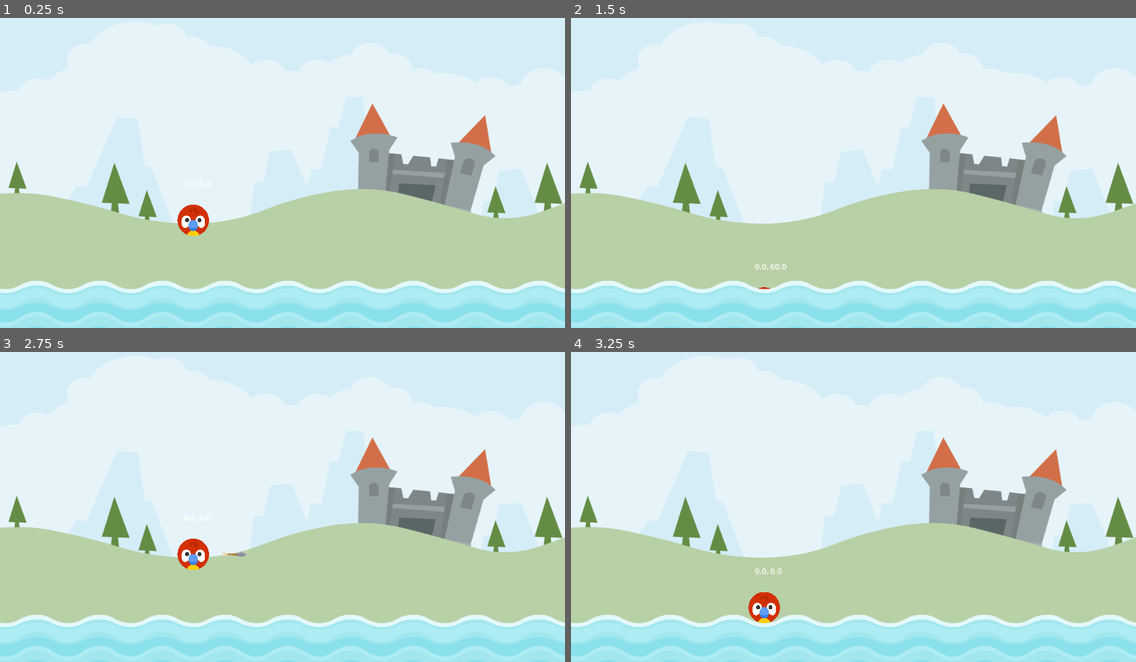
Above: before the commit, frames 1-4 (two rows, left to right).
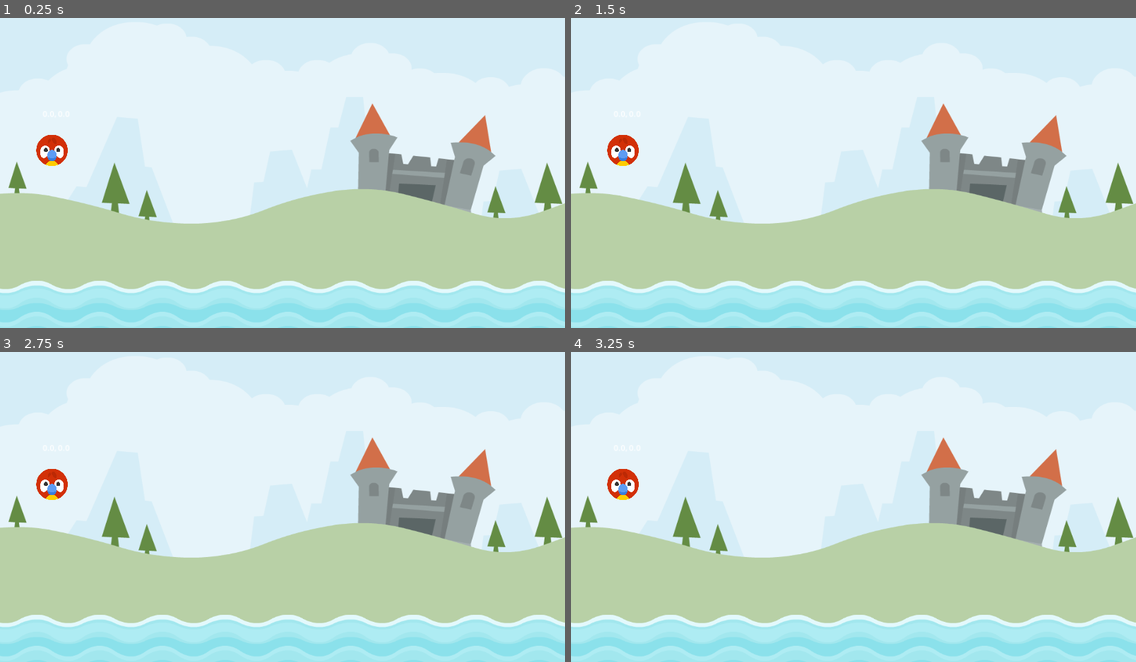
Above: after the commit, the same moments.

Repository: KaiserHua1901/AngryBird
Game: Godot game, scene res://Scene/Level/level.tscn
Same seed, same stepped clock (60 frames per second), same inputs: the game is played once before the commit and once after it.
Inputs (mouse positions are in pixels of both pictures, inside the frame that each line leads up to):
- Up to frame 1 (0.25 s): no input
- Up to frame 2 (1.5 s): tap Enter at 0.5 s; drag from (763, 219) to (853, 324) at 0.52 s; drag from (740, 185) to (853, 324) at 1.27 s
- Up to frame 3 (2.75 s): tap Space at 2 s; move the mouse to (192, 553) at 2.02 s; press the mouse at (192, 553) at 2.03 s
- Up to frame 4 (3.25 s): release the mouse at (763, 553) at 2.75 s; tap Enter at 2.75 s; drag from (825, 565) to (684, 457) at 2.77 s

The runs differ from the first frame. In frame 1, 0.9% of the frame differs, in the area x 6-37%, y 31-71%; in frame 2, 0.5%; in frame 3, 0.9%; in frame 4, 0.9%, in the area x 6-38%, y 31-88%.

Commit message:
test some stuff

Diff:
--- a/Autoload/SignalManager.gd
+++ b/Autoload/SignalManager.gd
@@ -1,3 +1,5 @@
 extends Node
 
 signal on_pc_died
+signal on_log_destroy
+signal on_attempt_made
--- /dev/null
+++ b/Scene/Level/killzone.gd
@@ -0,0 +1,7 @@
+extends Area2D
+
+
+
+
+func _on_body_entered(body):
+	get_tree().reload_current_scene()
--- a/Scene/Level/level.tscn
+++ b/Scene/Level/level.tscn
@@ -1,8 +1,9 @@
-[gd_scene load_steps=4 format=3 uid="uid://8ho68f53m48b"]
+[gd_scene load_steps=5 format=3 uid="uid://8ho68f53m48b"]
 
 [ext_resource type="Texture2D" uid="uid://b41c1o4gxnjjq" path="res://assets/scene/colored_castle.png" id="1_d8rut"]
 [ext_resource type="Script" path="res://Scene/Level/level.gd" id="1_xo7x8"]
 [ext_resource type="PackedScene" uid="uid://bgxn2o6dll1lg" path="res://Scene/Level/Water.tscn" id="2_8goxf"]
+[ext_resource type="PackedScene" uid="uid://bvr8hgu1qj01m" path="res://Scene/log.tscn" id="4_prcvi"]
 
 [node name="Level" type="Node2D"]
 script = ExtResource("1_xo7x8")
@@ -14,8 +15,14 @@
 
 [node name="PCStart" type="Marker2D" parent="."]
 unique_name_in_owner = true
-position = Vector2(394, 428)
+position = Vector2(106, 285)
 
 [node name="Water" parent="." instance=ExtResource("2_8goxf")]
 z_index = 1
 position = Vector2(578, 615)
+
+[node name="log" parent="." instance=ExtResource("4_prcvi")]
+position = Vector2(370, 445)
+
+[node name="log2" parent="." instance=ExtResource("4_prcvi")]
+position = Vector2(762, 260)
--- a/Scene/PlayerCharacter/pc.gd
+++ b/Scene/PlayerCharacter/pc.gd
@@ -4,21 +4,29 @@
 
 const DRAG_lIM_MAX: Vector2 = Vector2(0, 60)
 const DRAG_LIM_MIN: Vector2 = Vector2(-60, 0)
+const IMPULSE_MULT: float = 20.0
+const IMPULSE_MAX: float = 1200.0
+
 
 var start:Vector2 = Vector2.ZERO
 var drag_start:Vector2 = Vector2.ZERO
 var dragged_vector: Vector2 = Vector2.ZERO
 var last_dragged_vector: Vector2 = Vector2.ZERO
+var arrow_scale_x:float = 0.0
+var is_contact: int = 0
 
 @onready var label = %Label
 @onready var stretch = %Stretch
 @onready var arrow = %Arrow
+@onready var lauch_sound = %LauchSound
+@onready var hit = $hit
 
 
 var state: PC_STATE = PC_STATE.READY
 # The state when pc load in the scene
 
 func _ready():
+	arrow_scale_x = arrow.scale.x
 	arrow.hide()
 	start = position
 	# Make the start position to the postition of the PC position
@@ -32,9 +40,16 @@
 	if state == PC_STATE.RELEASE:
 		arrow.hide()
 		freeze = false
+		apply_central_impulse(get_impulse())
+		lauch_sound.play()
+		SignalManager.on_attempt_made.emit()
 	elif state == PC_STATE.DRAG:
 		drag_start = get_global_mouse_position()
 		arrow.show()
+
+
+
+
 func detect_release() -> bool:
 	if state == PC_STATE.DRAG:
 		if Input.is_action_just_released("drag") == true:
@@ -43,8 +58,21 @@
 			return true
 	return false
 
+func get_impulse() -> Vector2:
+	return dragged_vector * -1 * IMPULSE_MULT
+
+
+
 func scale_arrow() -> void:
+	var imp_len = get_impulse().length()
+	var perc = imp_len / IMPULSE_MAX
+
+	arrow.scale.x = (arrow_scale_x * perc) + arrow_scale_x
+
 	arrow.rotation = (start - position).angle()
+
+
+
 
 
 func play_stretch_sound()-> void:
@@ -74,7 +102,6 @@
 func update_drag() -> void:
 	if detect_release() == true:
 		return
-
 	var gmp = get_global_mouse_position()
 	dragged_vector = get_dragged_vector(gmp)
 	play_stretch_sound()
@@ -82,10 +109,23 @@
 	scale_arrow()
 	# jump the mouse position to where the PC at
 
+func update_fly() -> void:
+	if is_contact == 0 and get_contact_count() > 0 and hit.playing == false:
+		hit.play()
+		#await get_tree().create_timer(2).timeout
+		#died()
+	is_contact = get_contact_count()
+
+
+
+
+
 func update(delta:float) -> void:
 	match state:
 		PC_STATE.DRAG:
 			update_drag()
+		PC_STATE.RELEASE:
+			update_fly()
 
 
 func died():
@@ -99,3 +139,10 @@
 func _on_input_event(viewport, event, shape_idx):
 	if state == PC_STATE.READY and event.is_action_pressed("drag"):
 		set_new_state(PC_STATE.DRAG)
+
+
+func _on_sleeping_state_changed():
+	if sleeping == true:
+		if get_colliding_bodies().size() > 0:
+			get_colliding_bodies()[0].died()
+	call_deferred("died")
--- a/Scene/PlayerCharacter/pc.tscn
+++ b/Scene/PlayerCharacter/pc.tscn
@@ -1,16 +1,28 @@
-[gd_scene load_steps=6 format=3 uid="uid://r62wod6d3or4"]
+[gd_scene load_steps=9 format=3 uid="uid://r62wod6d3or4"]
 
 [ext_resource type="Texture2D" uid="uid://cx84f66q2flee" path="res://assets/player/parrot.png" id="1_a6cv6"]
 [ext_resource type="Script" path="res://Scene/PlayerCharacter/pc.gd" id="1_ffww3"]
 [ext_resource type="Texture2D" uid="uid://8mllxaxdjygw" path="res://assets/items/arrow.png" id="3_vlhnh"]
 [ext_resource type="AudioStream" uid="uid://dxxvy4kf8ahm0" path="res://assets/audio/stretch2.ogg" id="4_8ttp2"]
+[ext_resource type="AudioStream" uid="uid://c1tsg4ixdcmg3" path="res://assets/audio/catapult.ogg" id="5_y543w"]
+[ext_resource type="AudioStream" uid="uid://bfq118xgkobis" path="res://assets/audio/kick_wood.ogg" id="6_v4ulh"]
+
+[sub_resource type="PhysicsMaterial" id="PhysicsMaterial_p56ga"]
+friction = 0.5
+rough = true
+bounce = 1.0
+absorbent = true
 
 [sub_resource type="CircleShape2D" id="CircleShape2D_d4e70"]
 radius = 32.0
 
 [node name="PC" type="RigidBody2D"]
 input_pickable = true
+mass = 1.5
+physics_material_override = SubResource("PhysicsMaterial_p56ga")
 freeze = true
+max_contacts_reported = 1
+contact_monitor = true
 script = ExtResource("1_ffww3")
 
 [node name="Sprite2D" type="Sprite2D" parent="."]
@@ -19,8 +31,6 @@
 
 [node name="CollisionShape2D" type="CollisionShape2D" parent="."]
 shape = SubResource("CircleShape2D_d4e70")
-
-[node name="VisibleOnScreenNotifier2D" type="VisibleOnScreenNotifier2D" parent="."]
 
 [node name="Label" type="Label" parent="."]
 unique_name_in_owner = true
@@ -38,6 +48,19 @@
 [node name="Stretch" type="AudioStreamPlayer" parent="."]
 unique_name_in_owner = true
 stream = ExtResource("4_8ttp2")
+volume_db = -33.66
+
+[node name="LauchSound" type="AudioStreamPlayer" parent="."]
+unique_name_in_owner = true
+stream = ExtResource("5_y543w")
+volume_db = -16.654
+
+[node name="hit" type="AudioStreamPlayer" parent="."]
+stream = ExtResource("6_v4ulh")
+volume_db = -10.0
+
+[node name="VisibleOnScreenNotifier2D" type="VisibleOnScreenNotifier2D" parent="."]
 
 [connection signal="input_event" from="." to="." method="_on_input_event"]
+[connection signal="sleeping_state_changed" from="." to="." method="_on_sleeping_state_changed"]
 [connection signal="screen_exited" from="VisibleOnScreenNotifier2D" to="." method="_on_screen_exited"]
--- /dev/null
+++ b/Scene/log.gd
@@ -0,0 +1,12 @@
+extends StaticBody2D
+@onready var animation_player = $AnimationPlayer
+
+
+func died() -> void:
+	animation_player.play("vanish")
+
+
+
+func _on_animation_player_animation_finished(anim_name):
+	SignalManager.on_log_destroy.emit()
+	queue_free()
--- /dev/null
+++ b/Scene/log.tscn
@@ -0,0 +1,76 @@
+[gd_scene load_steps=7 format=3 uid="uid://bvr8hgu1qj01m"]
+
+[ext_resource type="Script" path="res://Scene/log.gd" id="1_ggg5r"]
+[ext_resource type="Texture2D" uid="uid://bowrrr3svfdre" path="res://assets/env/elementWood004.png" id="1_hv1nf"]
+[ext_resource type="Texture2D" uid="uid://ckqv0qandrieg" path="res://assets/env/elementWood015.png" id="2_5k0fa"]
+[ext_resource type="AudioStream" uid="uid://b72wm4bq7gyu6" path="res://assets/audio/vanish.wav" id="3_emqvu"]
+
+[sub_resource type="Animation" id="Animation_4jasq"]
+resource_name = "vanish"
+length = 0.9
+tracks/0/type = "value"
+tracks/0/imported = false
+tracks/0/enabled = true
+tracks/0/path = NodePath(".:scale")
+tracks/0/interp = 2
+tracks/0/loop_wrap = true
+tracks/0/keys = {
+"times": PackedFloat32Array(0, 0.4, 0.8),
+"transitions": PackedFloat32Array(1, 1, 1),
+"update": 0,
+"values": [Vector2(0.6, 0.6), Vector2(0.9, 0.9), Vector2(0, 0)]
+}
+tracks/1/type = "audio"
+tracks/1/imported = false
+tracks/1/enabled = true
+tracks/1/path = NodePath("Vanish")
+tracks/1/interp = 1
+tracks/1/loop_wrap = true
+tracks/1/keys = {
+"clips": [{
+"end_offset": 0.0,
+"start_offset": 0.0,
+"stream": ExtResource("3_emqvu")
+}],
+"times": PackedFloat32Array(0)
+}
+tracks/1/use_blend = true
+
+[sub_resource type="AnimationLibrary" id="AnimationLibrary_raljp"]
+_data = {
+"vanish": SubResource("Animation_4jasq")
+}
+
+[node name="log" type="StaticBody2D"]
+scale = Vector2(0.6, 0.6)
+script = ExtResource("1_ggg5r")
+
+[node name="Node2D" type="Node2D" parent="."]
+
+[node name="Sprite2D" type="Sprite2D" parent="Node2D"]
+position = Vector2(-121, -65)
+texture = ExtResource("1_hv1nf")
+
+[node name="Sprite2D2" type="Sprite2D" parent="Node2D"]
+position = Vector2(140, -64)
+texture = ExtResource("1_hv1nf")
+flip_h = true
+
+[node name="Sprite2D3" type="Sprite2D" parent="Node2D"]
+position = Vector2(7, 4)
+scale = Vector2(1.53636, 1)
+texture = ExtResource("2_5k0fa")
+
+[node name="CollisionPolygon2D" type="CollisionPolygon2D" parent="."]
+position = Vector2(-61, -15)
+polygon = PackedVector2Array(-94, -84, -101, 51, 230, 53, 234, -86, 166, -16, -25, -17)
+
+[node name="Vanish" type="AudioStreamPlayer2D" parent="."]
+stream = ExtResource("3_emqvu")
+
+[node name="AnimationPlayer" type="AnimationPlayer" parent="."]
+libraries = {
+"": SubResource("AnimationLibrary_raljp")
+}
+
+[connection signal="animation_finished" from="AnimationPlayer" to="." method="_on_animation_player_animation_finished"]
